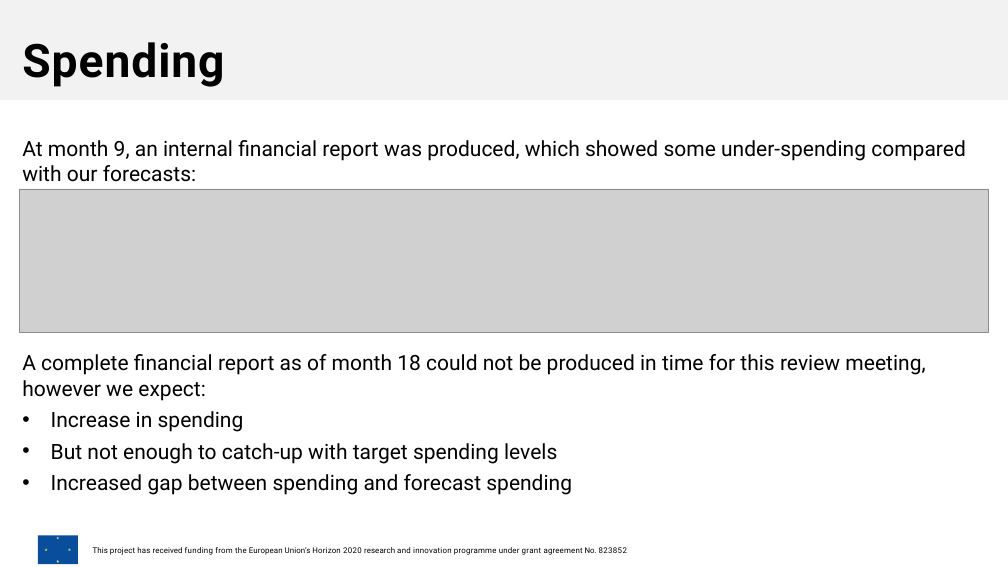
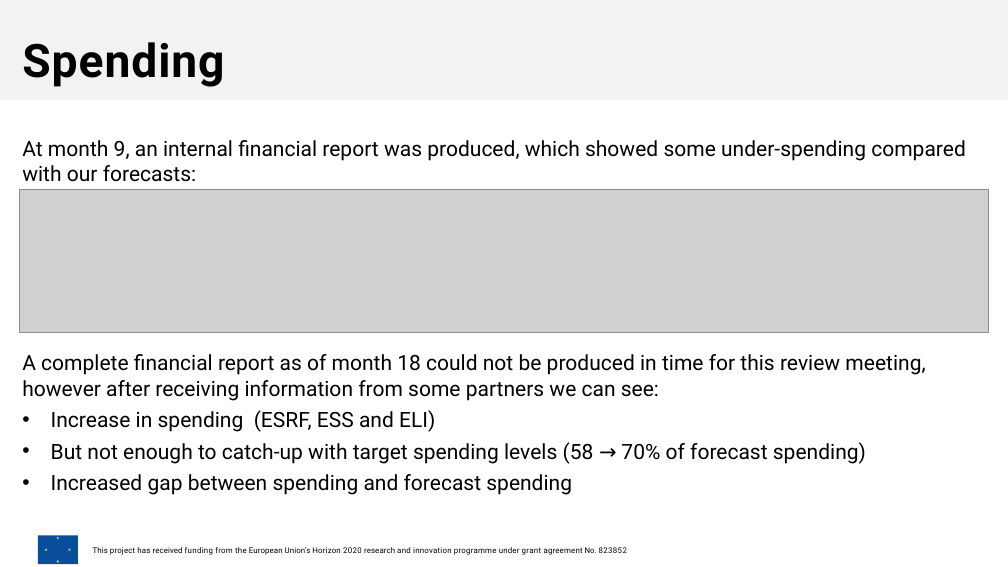
Before and after one commit to panosc-eu/panosc, a slide deck: slide 8 of Work Packages/WP1 Management/Other/PaNOSC_WP1_ReviewMeeting_v2.pptx. Drawn at 1008x567 pixels with LibreOffice and Linux fonts; fonts in the diff are those of the drawing; grey boxes stand for pictures; background and template pictures are left out. Boxes give left, top, right and bottom in pixels: in the first picture for what was removed or moved away, otherwise in the second. Text is boxed around its words. In the diff, an @@ line names an element or a change of style, - is before the commit and + after.

```diff
--- a/Work Packages/WP1 Management/Other/PaNOSC_WP1_ReviewMeeting_v2.pptx
+++ b/Work Packages/WP1 Management/Other/PaNOSC_WP1_ReviewMeeting_v2.pptx
@@ text at bbox=[22, 354, 925, 464]: text changed @@
-A complete financial report as of month 18 could not be produced in time for this review meeting, however we expect:
-• Increase in spending
-• But not enough to catch-up with target spending levels
+A complete financial report as of month 18 could not be produced in time for this review meeting, however after receiving information from some partners we can see:
+• Increase in spending (ESRF, ESS and ELI)
+• But not enough to catch-up with target spending levels (58 → 70% of forecast spending)
```
Also in this commit, not shown: 1 other slide changed.
